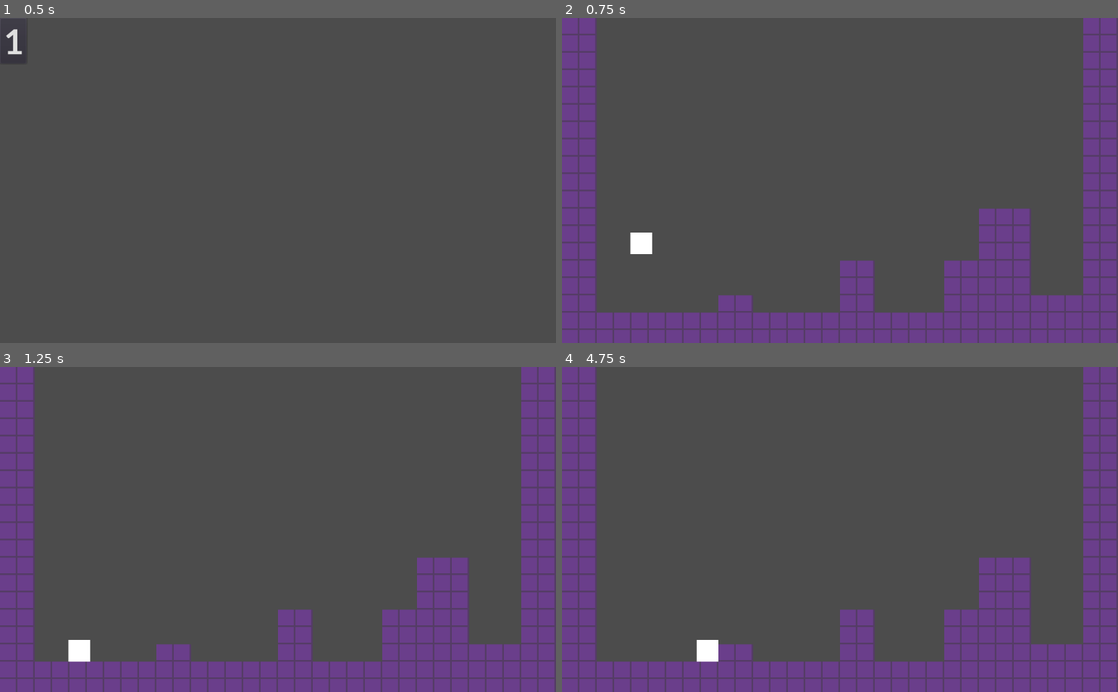
Above: before the commit, frames 1-4 (two rows, left to right).
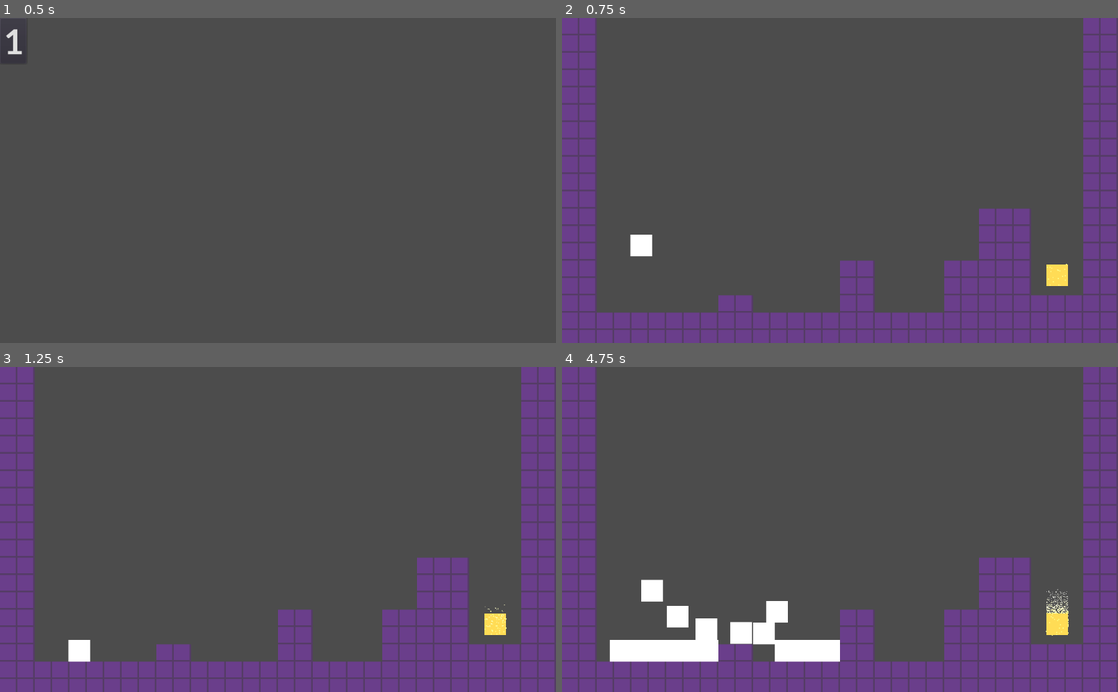
Above: after the commit, the same moments.

Repository: deengames-prototypes/designer-platformer
Game: Godot game, scene res://LevelSelection.tscn
Two runs of this game, one before a commit and one after it. Both use one fixed random seed, a clock stepped at 60 frames per second and the inputs below.
Inputs:
- Up to frame 1 (0.5 s): no input
- Up to frame 2 (0.75 s): click "1" at 0.5 s
- Up to frame 3 (1.25 s): no input
- Up to frame 4 (4.75 s): tap Enter (ui_accept) at 1.25, 1.35, 1.52, 1.82, 2.1, 2.27, 2.57, 2.85, 3.6, 3.77, 4.07, 4.35, 4.52 s; hold Right (ui_right) 1.28-2.78 s; hold Left (ui_left) 2.78-3.53 s; hold Right (ui_right) from 3.53 s (still down)

Frame 1 is identical in both runs. In frame 2, 0.3% of the frame differs, in the area x 12-91%, y 66-83%; in frame 3, 0.3%; in frame 4, 3.9%, in the area x 8-92%, y 65-91%.

Commit message:
Level loading, victory scene, bugs Jumping spawns a new player each time Can't leave victory scene ...

Diff:
--- /dev/null
+++ b/prototype/CoreGame.gd
@@ -0,0 +1,29 @@
+extends Node2D
+
+const Exit = preload("res://Entities/Exit.gd")
+
+onready var _victory = $Victory/Control
+
+var _game_over:bool = false
+
+func load_level(number:int) -> void:
+	var level_type = load("res://Levels/Level" + str(number) + ".tscn")
+	var level = level_type.instance()
+
+	for child in level.get_children():
+		if child is Exit:
+			child.connect("player_exited", self, "_on_player_exited")
+		# TODO: find player, note location, and respawn there if dies
+
+	add_child(level)
+
+func _on_player_exited(player:KinematicBody2D) -> void:
+	# prevent it from happening multiple times
+	if player != null and is_instance_valid(player):
+		player.queue_free()
+	_victory.visible = true
+	_game_over = true
+
+func _unhandled_input(_event) -> void:
+	if _game_over and Input.is_action_just_pressed("ui_accept"):
+		get_tree().change_scene("res://LevelSelection.tscn")
--- /dev/null
+++ b/prototype/CoreGame.tscn
@@ -0,0 +1,40 @@
+[gd_scene load_steps=4 format=2]
+
+[ext_resource path="res://CoreGame.gd" type="Script" id=1]
+[ext_resource path="res://Assets/Fonts/Lato-Bold.ttf" type="DynamicFontData" id=2]
+
+[sub_resource type="DynamicFont" id=1]
+size = 144
+font_data = ExtResource( 2 )
+
+[node name="Node2D" type="Node2D"]
+script = ExtResource( 1 )
+
+[node name="Victory" type="CanvasLayer" parent="."]
+
+[node name="Control" type="Control" parent="Victory"]
+visible = false
+margin_right = 40.0
+margin_bottom = 40.0
+__meta__ = {
+"_edit_use_anchors_": false
+}
+
+[node name="ColorRect" type="ColorRect" parent="Victory/Control"]
+margin_right = 1024.0
+margin_bottom = 600.0
+color = Color( 0, 0, 0, 0.501961 )
+__meta__ = {
+"_edit_use_anchors_": false
+}
+
+[node name="Label" type="Label" parent="Victory/Control"]
+margin_right = 1024.0
+margin_bottom = 600.0
+custom_fonts/font = SubResource( 1 )
+text = "Victory!"
+align = 1
+valign = 1
+__meta__ = {
+"_edit_use_anchors_": false
+}
--- /dev/null
+++ b/prototype/Entities/Exit.gd
@@ -0,0 +1,7 @@
+extends Node2D
+
+signal player_exited
+
+func _on_Exit_body_entered(body):
+	if body.is_in_group("Player"):
+		emit_signal("player_exited", [body])
--- /dev/null
+++ b/prototype/Entities/Exit.tscn
@@ -0,0 +1,52 @@
+[gd_scene load_steps=8 format=2]
+
+[ext_resource path="res://Entities/Exit.gd" type="Script" id=1]
+
+[sub_resource type="Gradient" id=1]
+colors = PoolColorArray( 1, 1, 0.501961, 1, 1, 1, 1, 1 )
+
+[sub_resource type="GradientTexture" id=2]
+gradient = SubResource( 1 )
+width = 40
+
+[sub_resource type="Curve" id=4]
+max_value = 2.0
+_data = [ Vector2( 0, 2 ), 0.0, 0.0, 0, 0, Vector2( 1, 1 ), 0.0, 0.0, 0, 0 ]
+
+[sub_resource type="CurveTexture" id=5]
+width = 40
+curve = SubResource( 4 )
+
+[sub_resource type="ParticlesMaterial" id=3]
+emission_shape = 2
+emission_box_extents = Vector3( 20, 20, 1 )
+flag_disable_z = true
+direction = Vector3( 0, 0, 0 )
+gravity = Vector3( 0, -98, 0 )
+orbit_velocity = 0.0
+orbit_velocity_random = 0.0
+scale_curve = SubResource( 5 )
+color_ramp = SubResource( 2 )
+
+[sub_resource type="RectangleShape2D" id=6]
+
+[node name="Exit" type="Area2D"]
+script = ExtResource( 1 )
+
+[node name="ColorRect" type="ColorRect" parent="."]
+margin_right = 40.0
+margin_bottom = 40.0
+color = Color( 1, 0.866667, 0.337255, 1 )
+__meta__ = {
+"_edit_use_anchors_": false
+}
+
+[node name="Particles2D" type="Particles2D" parent="."]
+position = Vector2( 20, 20 )
+amount = 100
+process_material = SubResource( 3 )
+
+[node name="CollisionShape2D" type="CollisionShape2D" parent="."]
+position = Vector2( 20, 20 )
+shape = SubResource( 6 )
+[connection signal="body_entered" from="." to="." method="_on_Exit_body_entered"]
--- a/prototype/Entities/Player.gd
+++ b/prototype/Entities/Player.gd
@@ -6,6 +6,9 @@
 
 var velocity = Vector2()
 var jumping = false
+
+func _ready():
+	add_to_group("Player")
 
 func get_input():
 	velocity.x = 0
--- a/prototype/LevelSelection.gd
+++ b/prototype/LevelSelection.gd
@@ -1,5 +1,9 @@
 extends Node2D
 
+const CoreGame = preload("res://CoreGame.tscn")
 
 func _on_Level1_pressed():
-	get_tree().change_scene("res://Levels/Level1.tscn")
+	var game = CoreGame.instance()
+	game.load_level(1)
+
+	get_tree().root.add_child(game)
--- a/prototype/Levels/Level1.tscn
+++ b/prototype/Levels/Level1.tscn
@@ -1,7 +1,8 @@
-[gd_scene load_steps=3 format=2]
+[gd_scene load_steps=4 format=2]
 
 [ext_resource path="res://Entities/Player.tscn" type="PackedScene" id=1]
 [ext_resource path="res://Tilesets/DungeonTileset.tres" type="TileSet" id=2]
+[ext_resource path="res://Entities/Exit.tscn" type="PackedScene" id=3]
 
 [node name="Level" type="Node2D"]
 
@@ -13,3 +14,6 @@
 cell_size = Vector2( 32, 32 )
 format = 1
 tile_data = PoolIntArray( 0, 0, 0, 1, 0, 0, 30, 0, 0, 31, 0, 0, 65536, 0, 0, 65537, 0, 0, 65566, 0, 0, 65567, 0, 0, 131 …(2303 unchanged characters)…
+
+[node name="Exit" parent="." instance=ExtResource( 3 )]
+position = Vector2( 892.324, 455.297 )
